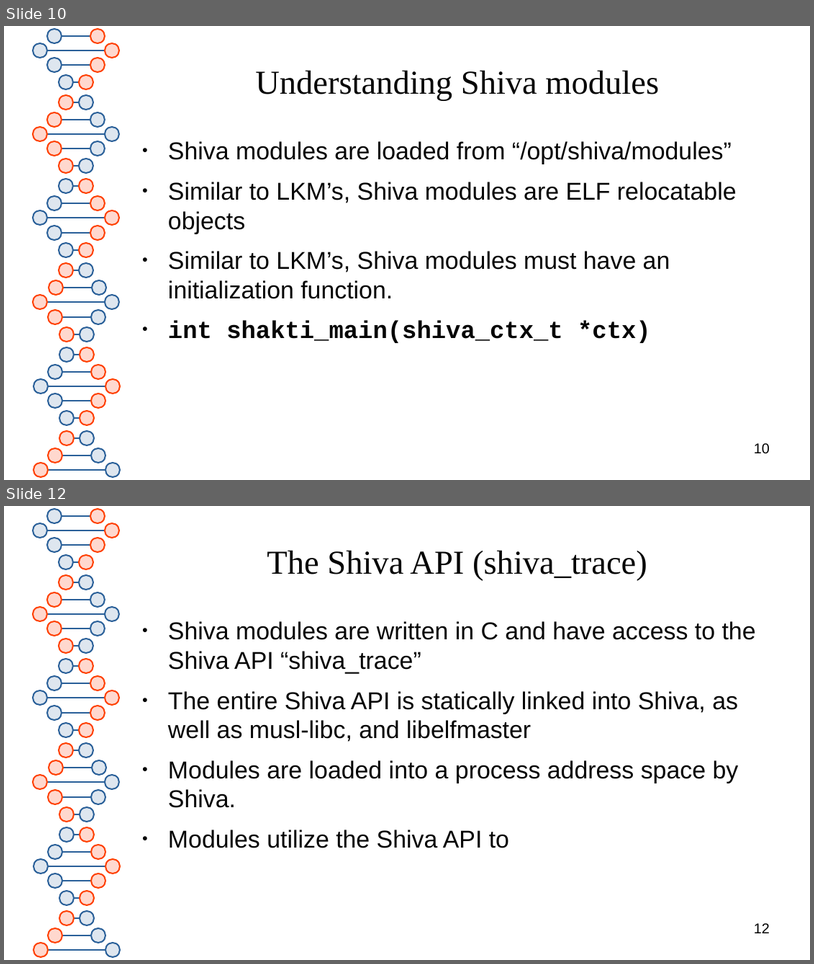
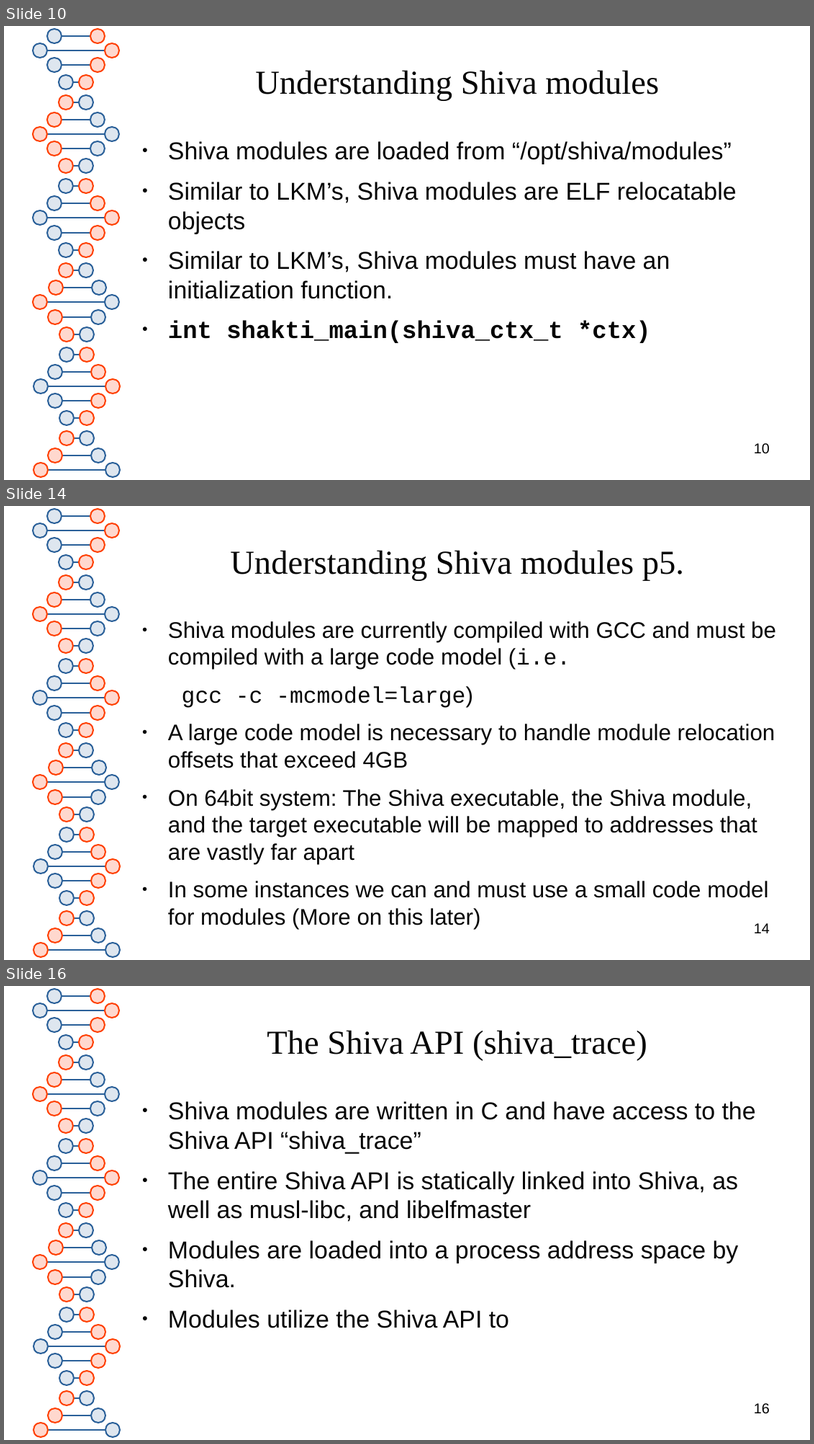
Before and after one commit to advanced-microcode-patching/shiva, a slide deck: presentation/shiva_runtime.odp. Shown one above the other, each under a label of ours: slides 10 and 12 before the commit, slides 10, 14 and 16 after it; the slides between them are not shown. The pictures are 814x964 and 814x1444 pixels, drawn with LibreOffice and Linux fonts; fonts in the diff are those of the drawing. Boxes give left, top, right and bottom in pixels: in the first picture for what was removed or moved away, otherwise in the second. Text is boxed around its words. In the diff, an @@ line names an element or a change of style, - is before the commit and + after.

```diff
--- a/presentation/shiva_runtime.odp
+++ b/presentation/shiva_runtime.odp
@@ slide 14 added at (4, 506, 810, 960), background #FFFFFF; not listed: 81 template elements that a slide beside it also shows @@
@@ title added at (230, 550, 684, 581), 33 pt, text #050505 @@
+Understanding Shiva modules p5.
@@ text added at (168, 621, 777, 929), 22.2 pt, text #050505 @@
+● Shiva modules are currently compiled with GCC and must be compiled with a large code model (i.e.
+gcc -c -mcmodel=large)
+● A large code model is necessary to handle module relocation offsets that exceed 4GB
+● On 64bit system: The Shiva executable, the Shiva module, and the target executable will be mapped to addresses that are vastly far apart
+● In some instances we can and must use a small code model for modules (More on this later)
@@ page number added at (754, 923, 770, 933), 14 pt, text #000000 @@
+14
@@ what was slide 12 is now slide 16 @@
@@ page number at (754, 1403, 770, 1414): text changed @@
-12
+16
```
Also in this commit, not shown: 2 slides changed, 3 other slides added, 2 other files.
